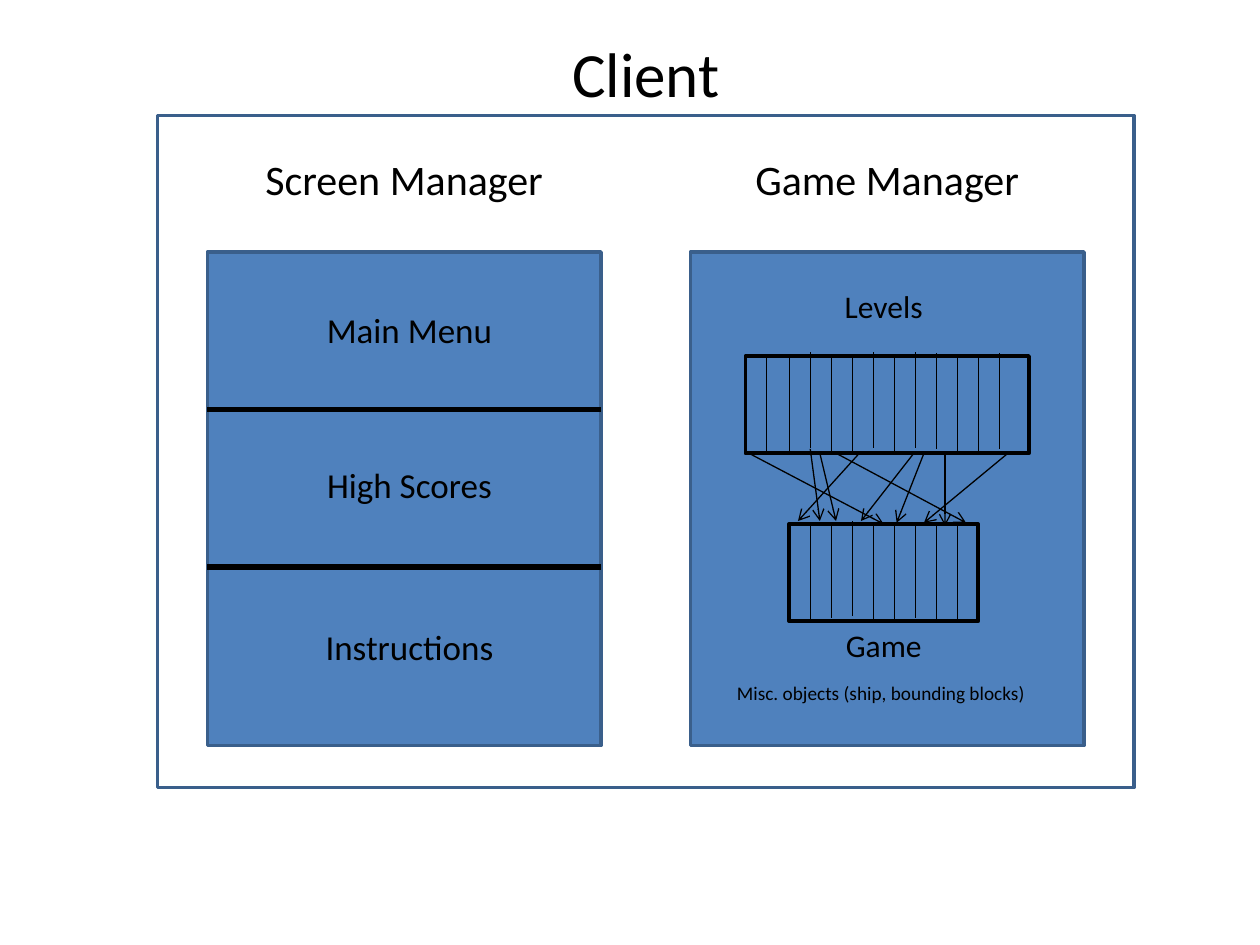
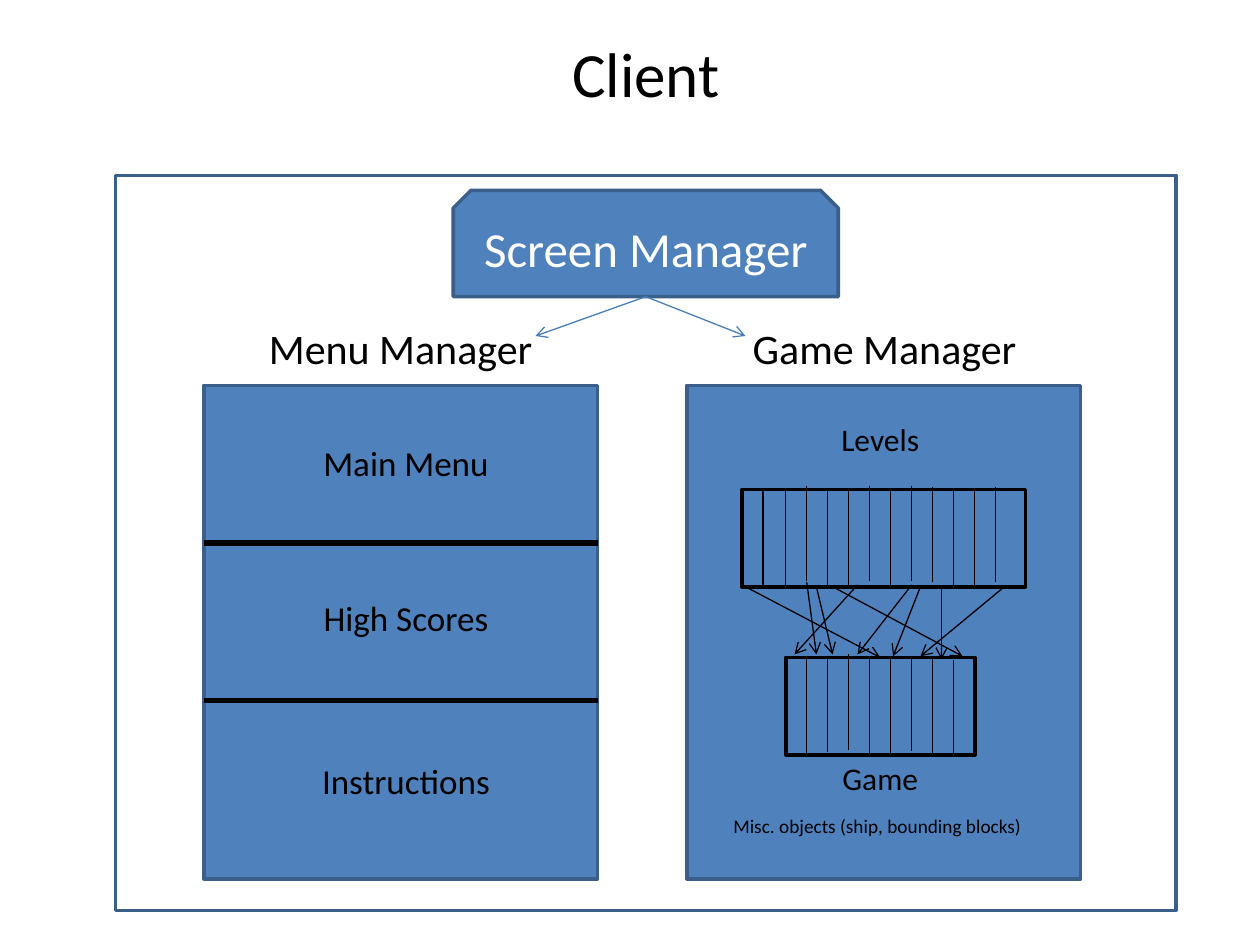
Before and after one commit to njchristian/Multiplayer-Game, a slide deck: slide 2 of Design Doc Figures.pptx. Drawn at 1260x945 pixels with LibreOffice and Linux fonts; fonts in the diff are those of the drawing. Boxes give left, top, right and bottom in pixels: in the first picture for what was removed or moved away, otherwise in the second. Text is boxed around its words. In the diff, an @@ line names an element or a change of style, - is before the commit and + after.

```diff
--- a/Design Doc Figures.pptx
+++ b/Design Doc Figures.pptx
@@ rectangle: place and size @@
-rectangle at [158,116,1134,788]
+rectangle at [116,175,1177,910]
@@ snip same rect added at [454,190,839,296], fill #4F81BD, outline #3A5F8C 2 pt, 28 pt, text #FFFFFF @@
+Screen Manager
@@ arrow added from (645, 296) to (536, 336), #4B7EBC 0.75 pt @@
@@ arrow added from (645, 296) to (746, 336), #4B7EBC 0.75 pt @@
@@ text "Game Manager": place and size @@
-text "Game Manager" at [755,167,1019,203]
+text "Game Manager" at [753,336,1016,372]
@@ text at [269,337,532,372]: text changed @@
-Screen Manager
+Menu Manager
@@ line moved from (766, 357) - (766, 451) to (764, 490) - (764, 585) @@
@@ 7 lines: place and size @@
-7 lines at [810,353,999,617]
+7 lines at [806,485,995,751]
@@ 14 lines, 9 arrows, 6 texts, 4 rectangles: place and size @@
-14 lines, 9 arrows, 6 texts, 4 rectangles at [208,252,1084,746]
+14 lines, 9 arrows, 6 texts, 4 rectangles at [204,386,1080,879]
```
Also in this commit, not shown: 1 other file.
